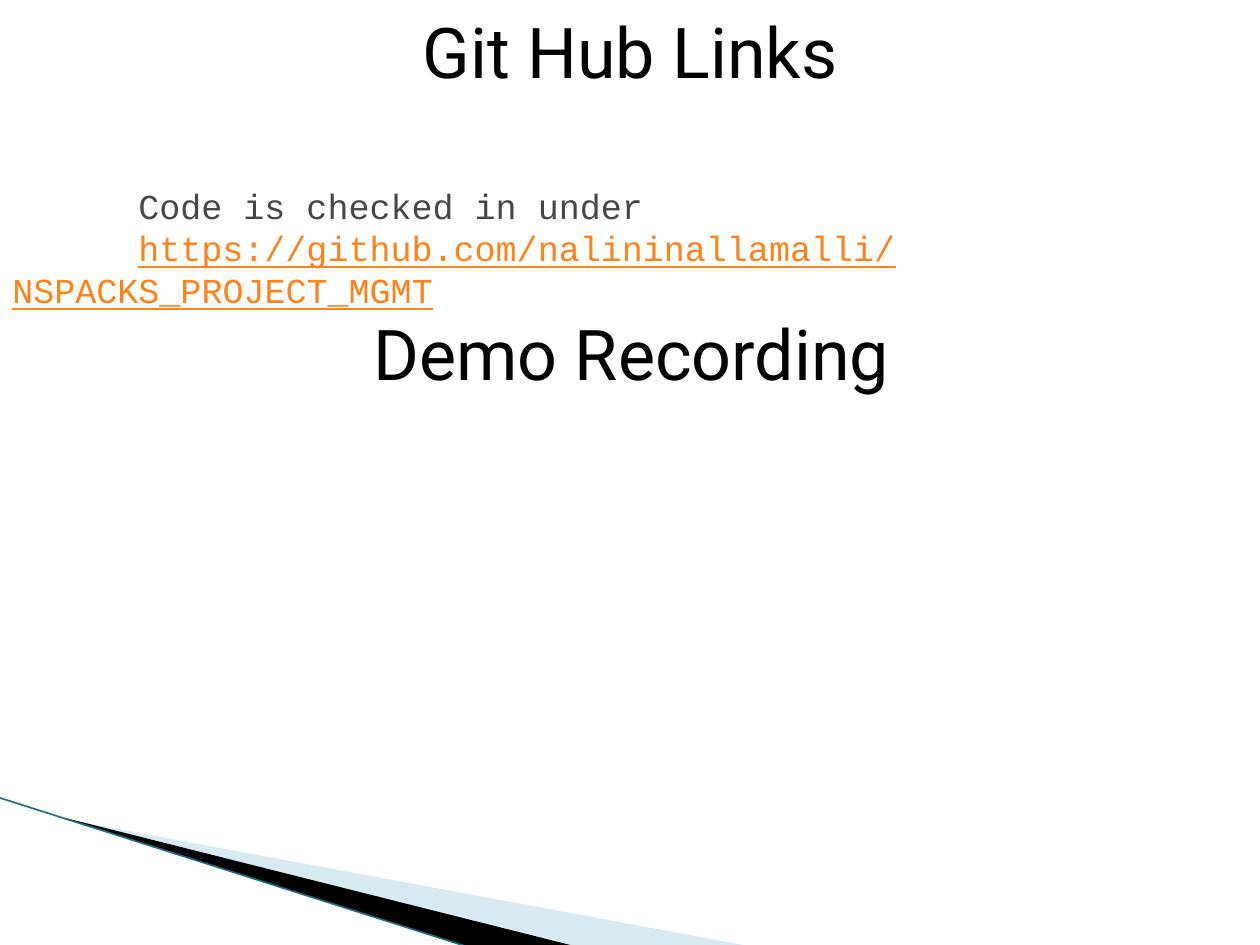
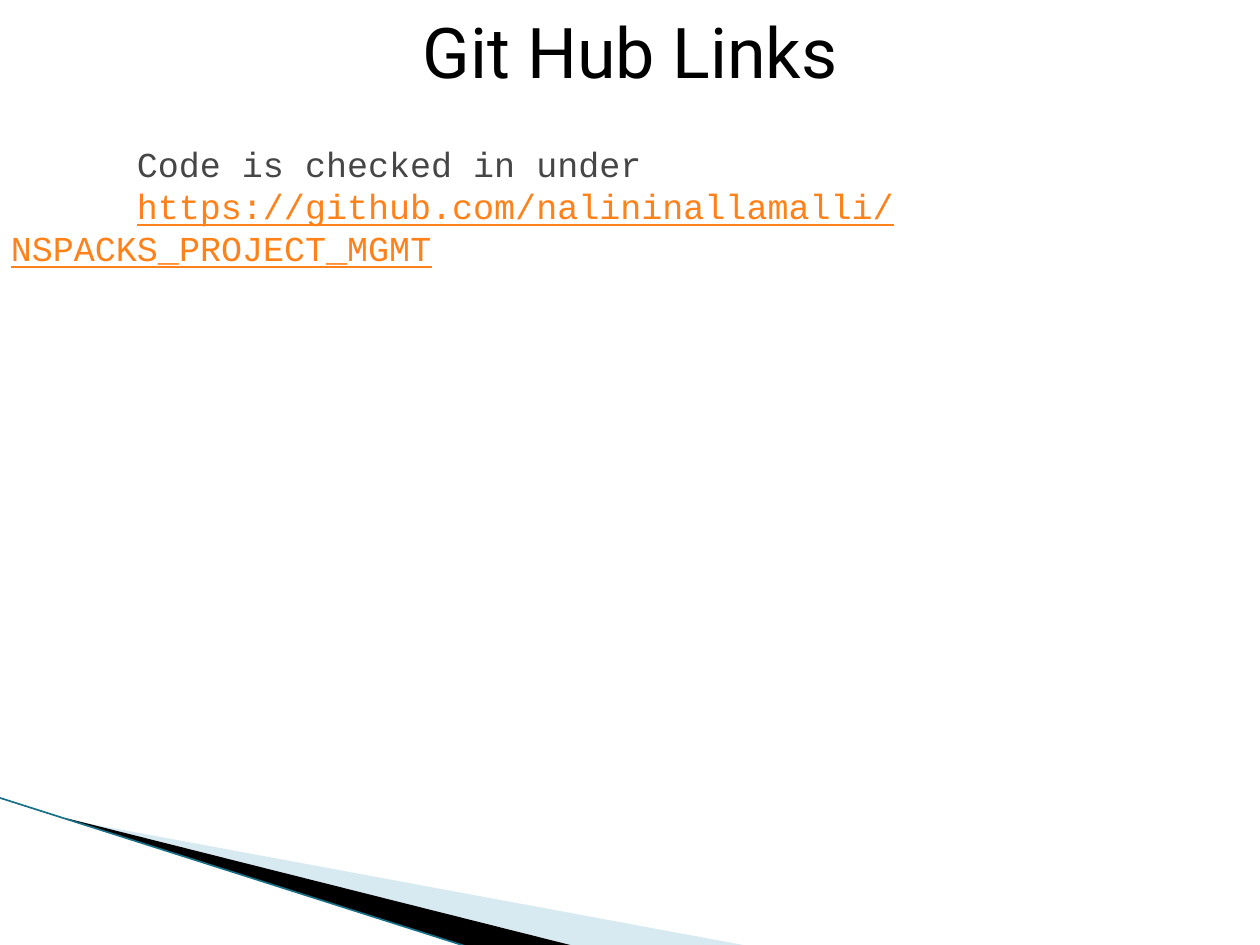
Before and after one commit to nalininallamalli/NSPACKS_PROJECT_MGMT, a slide deck: slide 15 of Project Management App.pptx (slide 13 before the commit). Drawn at 1260x945 pixels with LibreOffice and Linux fonts; fonts in the diff are those of the drawing; background and template pictures are left out. Boxes give left, top, right and bottom in pixels: in the first picture for what was removed or moved away, otherwise in the second. Text is boxed around its words. In the diff, an @@ line names an element or a change of style, - is before the commit and + after.

```diff
--- a/Project Management App.pptx
+++ b/Project Management App.pptx
@@ text "Code is checked in under": place and size @@
-text "Code is checked in under" at box(12, 195, 895, 310)
+text "Code is checked in under" at box(11, 153, 894, 268)
@@ text removed at box(373, 327, 889, 395) @@
-Demo Recording
```
Also in this commit, not shown: 4 other slides changed, 2 slides added.
